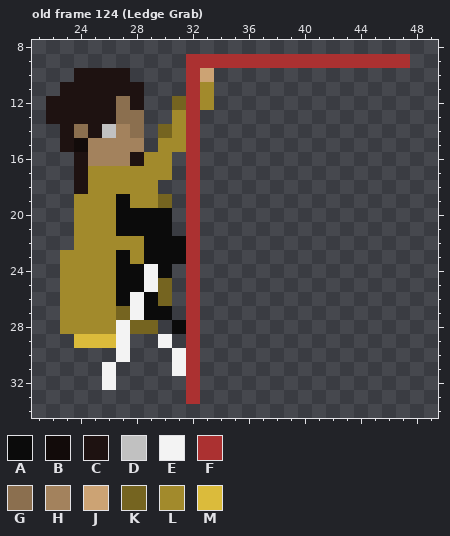
One commit to this pixel-art file: Assets/TheDarkSerise/The SwordMaster/Sword Master Sprite Sheet.aseprite. The picture above was drawn from the file before the commit.
90x37 pixels, 149 frames. Colours within 5 levels of each other are drawn and written as one. Shown: old frame 124 (Ledge Grab): x 21..49, y 8..34. The commit also changed other frames, which this record leaves out.
Visible layers, top first: "Layer 2", "VFX #2", "Front Sword", "Head", "Front Cloak", "Body", "Back Cloak", "Back Sword", "VFX".
Palette (. is transparent): A #0b0b0b  B #120b0a  C #1e1211  D #c1c1c1  E #f3f3f3  F #ab3131  G #8b6f4f  H #a3825d  J #cca374  K #756420  L #a28a2c  M #dbbb3b
Pixels before, old frame 124 (Ledge Grab), first column x 22:
 9 ..........FFFFFFFFFFFFFFFF
10 ..CCCC....FJ..............
11 .CCCCCC...FL..............
12 CCCCCGC..KFL..............
13 CCCCCGG..LF...............
14 .CGCDHG.KLF...............
15 .CBHHHH.LLF...............
16 ..CHHHCLL.F...............
17 ..CLLLLLL.F...............
18 ..CLLLLL..F...............
19 ..LLLALLK.F...............
20 ..LLLAAAA.F...............
21 ..LLLAAAA.F...............
22 ..LLLLLAAAF...............
23 .LLLLALAAAF...............
24 .LLLLAAEA.F...............
25 .LLLLAAEK.F...............
26 .LLLLAEAK.F...............
27 .LLLLKEAA.F...............
28 .LLLLEKK.AF...............
29 ..MMME..E.F...............
30 .....E...EF...............
31 ....E....EF...............
32 ....E.....F...............
33 ..........F...............
Now the later version:
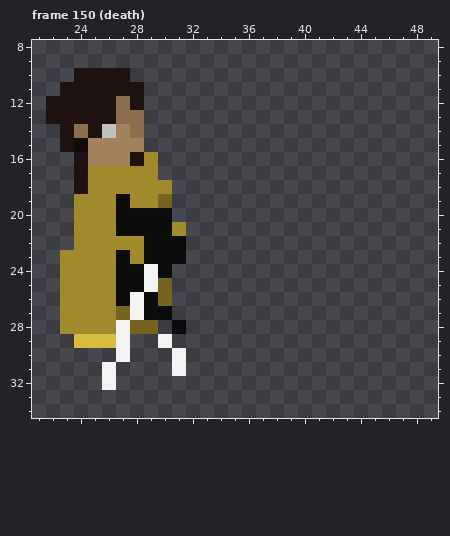
A new or re-ordered frame is compared with the old frame closest to it.
The exact change:
frames 149 -> 153
Changed rows in their new state; - is an unchanged pixel.
Frame 150 (death) is new; against old frame 124 (Ledge Grab), layers "Layer 2", "Front Sword", "Back Cloak":
first column x 30:
 9 --................
10 --..--------------
11 --..--------------
12 -...--------------
13 -..---------------
14 ...---------------
15 ...---------------
16 .-.---------------
17 .-.---------------
18 L-.---------------
19 --.---------------
20 --.---------------
21 -L.---------------
22 --.---------------
23 --.---------------
24 --.---------------
25 --.---------------
26 --.---------------
27 --.---------------
28 --.---------------
29 --.---------------
30 --.---------------
31 --.---------------
32 --.---------------
33 --.---------------
Changed places in both pictures, as pixel boxes (x1, y1, x2, y2):
changed: (158, 54, 410, 404)
